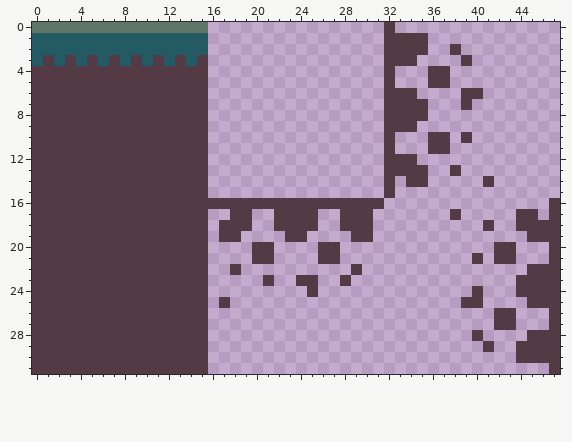
Edited in one commit: pixel-art sprite (platformer template/assets/art/tileset-placeholder.png). This is how it looked before the edit.
The file is 48x32 pixels.
New version:
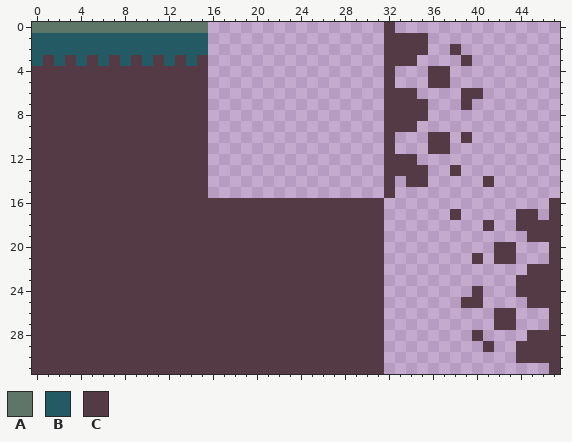
Palette (. is transparent): A #5d7668  B #235a63  C #533a44
The exact change:
@@ x 14..33 @@
 16 CCCCCCCCCCCCCCCCCC..
-17 CC..CC..CCCC..CCC...
-18 CC.CCC..CCCC..CCC...
-19 CC.CC....CC....CC...
-20 CC....CC....CC......
-21 CC....CC....CC......
-22 CC..C..........C....
-23 CC.....C..CC..C.....
-24 CC.........C........
-25 CC.C................
-26 CC..................
-27 CC..................
-28 CC..................
-29 CC..................
-30 CC..................
-31 CC..................
+17 CCCCCCCCCCCCCCCCCC..
+18 CCCCCCCCCCCCCCCCCC..
+19 CCCCCCCCCCCCCCCCCC..
+20 CCCCCCCCCCCCCCCCCC..
+21 CCCCCCCCCCCCCCCCCC..
+22 CCCCCCCCCCCCCCCCCC..
+23 CCCCCCCCCCCCCCCCCC..
+24 CCCCCCCCCCCCCCCCCC..
+25 CCCCCCCCCCCCCCCCCC..
+26 CCCCCCCCCCCCCCCCCC..
+27 CCCCCCCCCCCCCCCCCC..
+28 CCCCCCCCCCCCCCCCCC..
+29 CCCCCCCCCCCCCCCCCC..
+30 CCCCCCCCCCCCCCCCCC..
+31 CCCCCCCCCCCCCCCCCC..
Boxes around the changes in both pictures, in picture pixels (x1, y1, x2, y2):
added: (208, 209, 384, 374)
